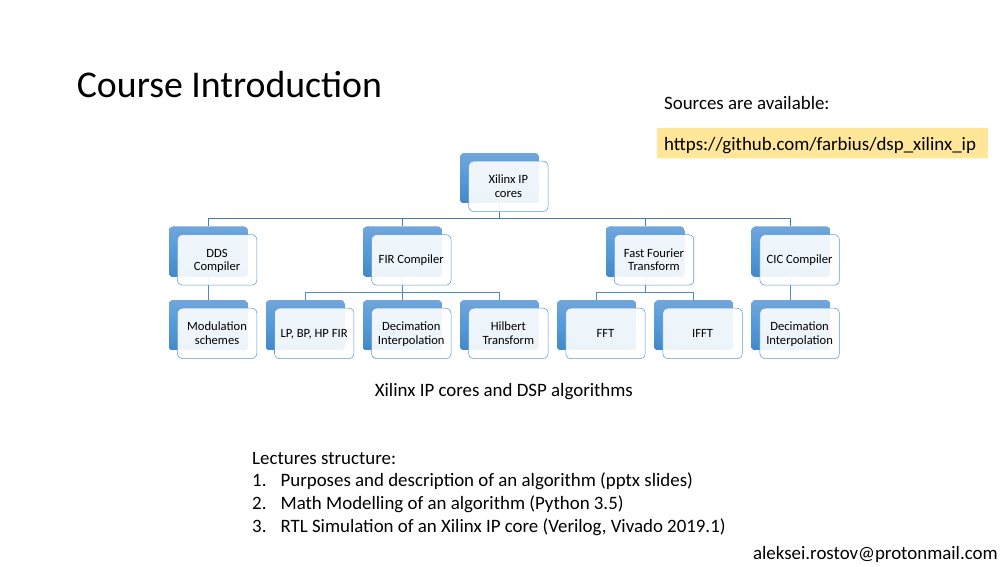
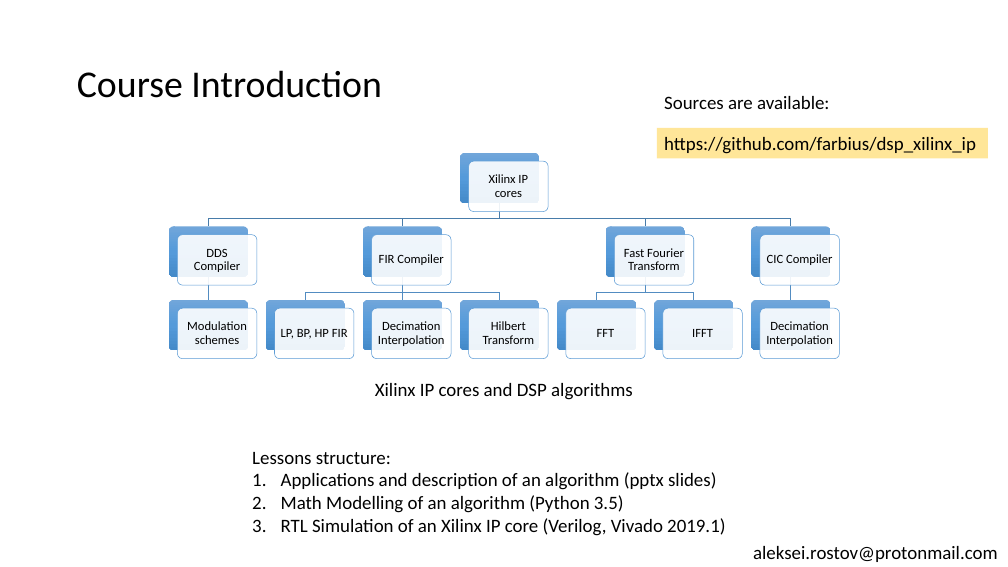
Before and after one commit to farbius/dsp_xilinx_ip, a slide deck: slide 2 of presentation/Xilinx IP cores for Digital Signal Processing.pptx. Drawn at 1008x567 pixels with LibreOffice and Linux fonts; fonts in the diff are those of the drawing. Boxes give left, top, right and bottom in pixels: in the first picture for what was removed or moved away, otherwise in the second. Text is boxed around its words. In the diff, an @@ line names an element or a change of style, - is before the commit and + after.

Commit message:
presentation

```diff
--- a/presentation/Xilinx IP cores for Digital Signal Processing.pptx
+++ b/presentation/Xilinx IP cores for Digital Signal Processing.pptx
@@ text at [252,452,716,490]: text changed @@
-Lectures structure:
-1. Purposes and description of an algorithm (pptx slides)
+Lessons structure:
+1. Applications and description of an algorithm (pptx slides)
```
Also in this commit, not shown: 1 other slide changed.
